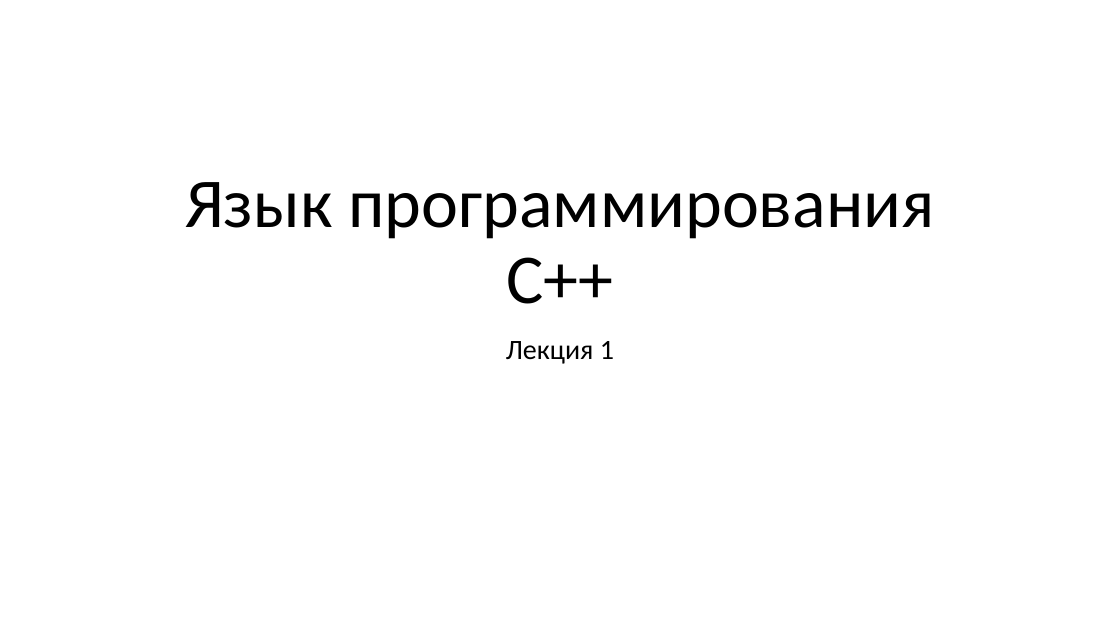
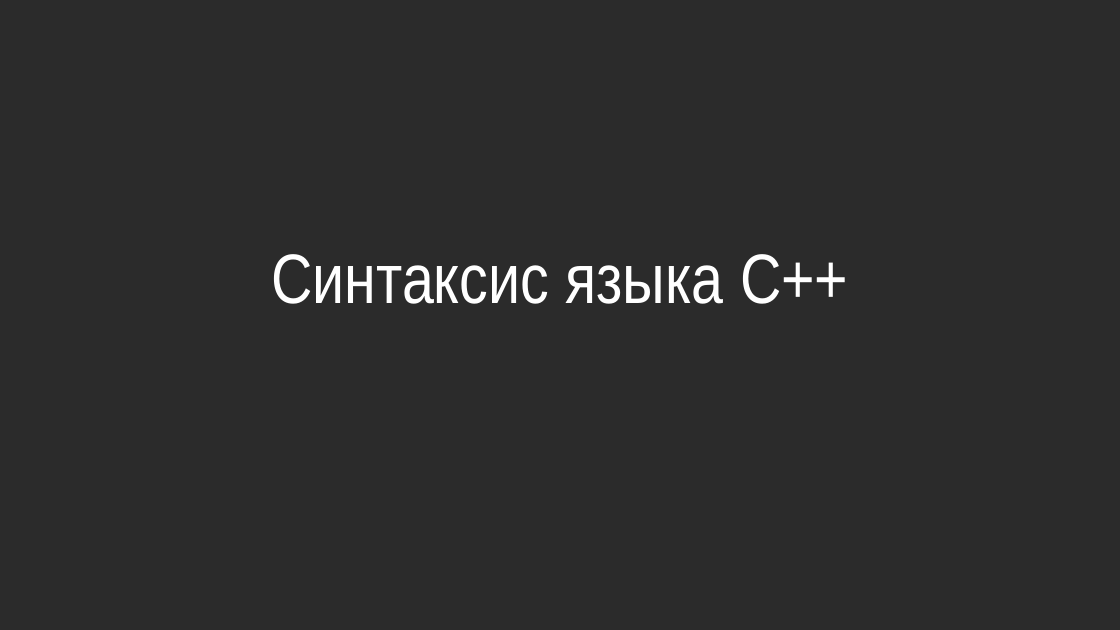
Before and after one commit to alexey-malov/oop, a slide deck: slide 1 of lectures/01/Синтаксис C++.pptx. Drawn at 1120x630 pixels with LibreOffice and Linux fonts; fonts in the diff are those of the drawing; background and template pictures are left out; a plain dark background stands for a picture behind light text. Boxes give left, top, right and bottom in pixels: in the first picture for what was removed or moved away, otherwise in the second. Text is boxed around its words. In the diff, an @@ line names an element or a change of style, - is before the commit and + after.

```diff
--- a/lectures/01/Синтаксис C++.pptx
+++ b/lectures/01/Синтаксис C++.pptx
@@ background #FFFFFF to picture (left out) @@
@@ title at (x1=271, y1=254, x2=848, y2=304): text changed; font Calibri to Arial Narrow; text colour #000000 to #FFFFFF @@
-Язык программирования C++
+Синтаксис языка C++
@@ subtitle removed at (x1=506, y1=341, x2=614, y2=364) @@
-Лекция 1
```
Also in this commit, not shown: 1 other slide changed.
